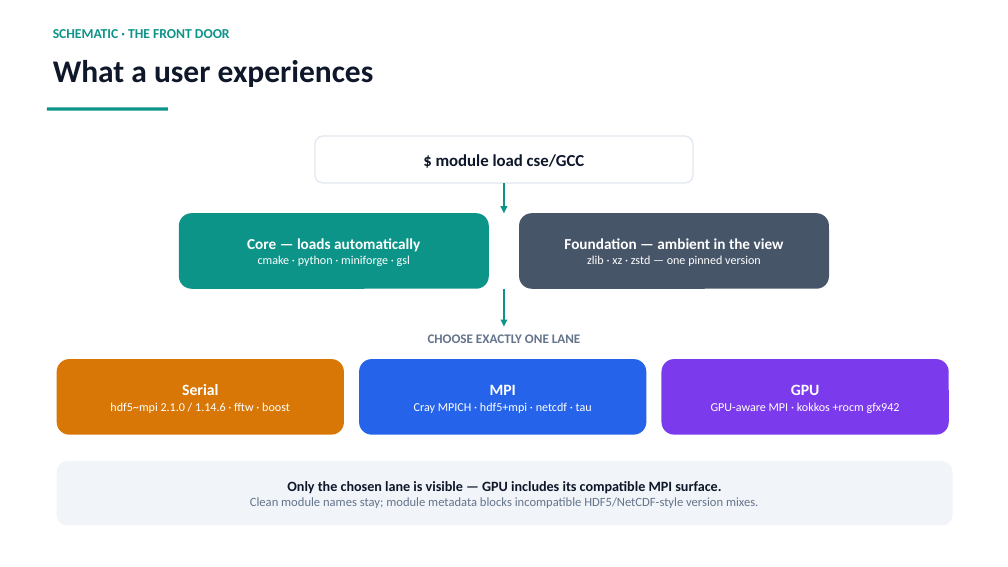
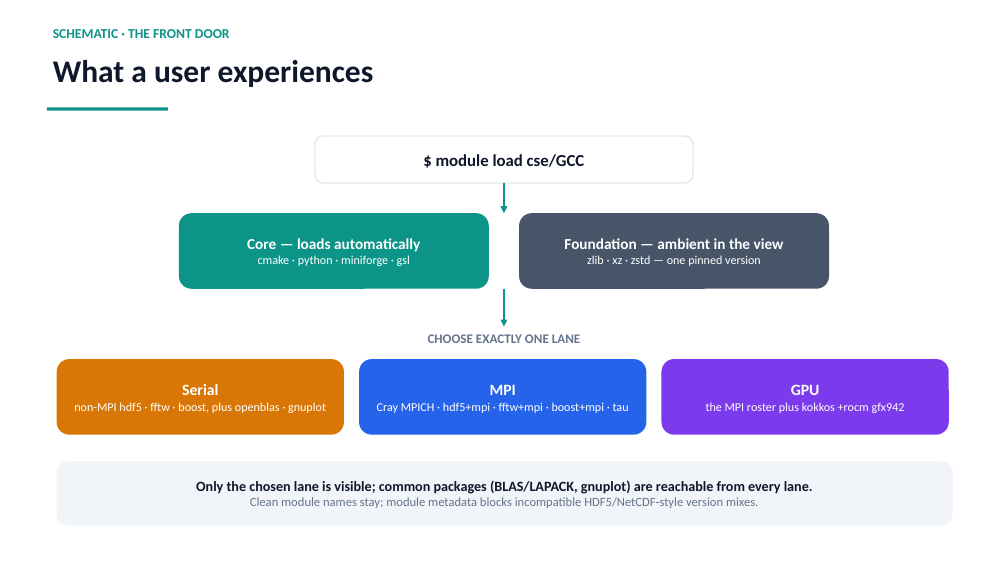
Before and after one commit to ray12514/stack-planning, a slide deck: slide 5 of presentations/cse_lanes_model.pptx. Drawn at 1008x567 pixels with LibreOffice and Linux fonts; fonts in the diff are those of the drawing. Boxes give left, top, right and bottom in pixels: in the first picture for what was removed or moved away, otherwise in the second. Text is boxed around its words. In the diff, an @@ line names an element or a change of style, - is before the commit and + after.

Commit message:
Deck: bring lane descriptions current; add layer-stacking appendix slide
The lane vocabulary and example slides still described the pre-exposure
model. Serial now names its two classes (non-MPI builds of MPI-capable
packages; common compiler-dependent packages every lane can load), GPU is
described as the full MPI roster plus the GPU payload, and the lane
example boxes on the build/user-flow slides use the current rosters. New
first appendix slide shows the layer stacking: one payload choice over the
common packages, Core, Foundation, and the compiler surface. Roster chips
gain Dakota and Gnuplot.

```diff
--- a/presentations/cse_lanes_model.pptx
+++ b/presentations/cse_lanes_model.pptx
@@ text in rounded rectangle at bbox=[74, 402, 326, 413]: text changed @@
-hdf5~mpi 2.1.0 / 1.14.6 · fftw · boost
+non-MPI hdf5 · fftw · boost, plus openblas · gnuplot
@@ text in rounded rectangle at bbox=[377, 402, 629, 413]: text changed @@
-Cray MPICH · hdf5+mpi · netcdf · tau
+Cray MPICH · hdf5+mpi · fftw+mpi · boost+mpi · tau
@@ text in rounded rectangle at bbox=[706, 402, 905, 413]: text changed @@
-GPU-aware MPI · kokkos +rocm gfx942
+the MPI roster plus kokkos +rocm gfx942
@@ text in rounded rectangle at bbox=[196, 480, 813, 494]: text changed @@
-Only the chosen lane is visible — GPU includes its compatible MPI surface.
+Only the chosen lane is visible; common packages (BLAS/LAPACK, gnuplot) are reachable from every lane.
```
Also in this commit, not shown: 3 other slides changed, 1 slide added, 1 other file.
